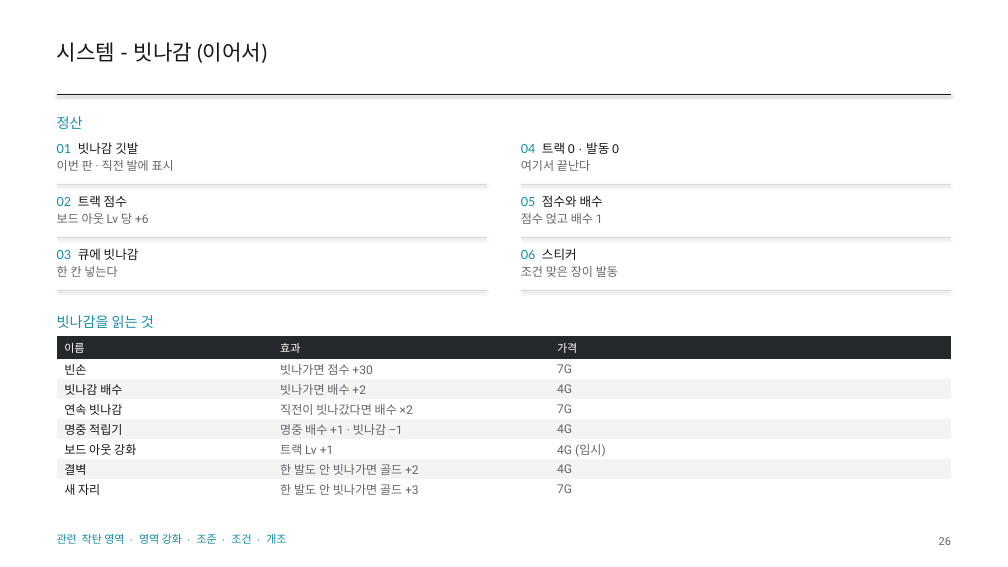
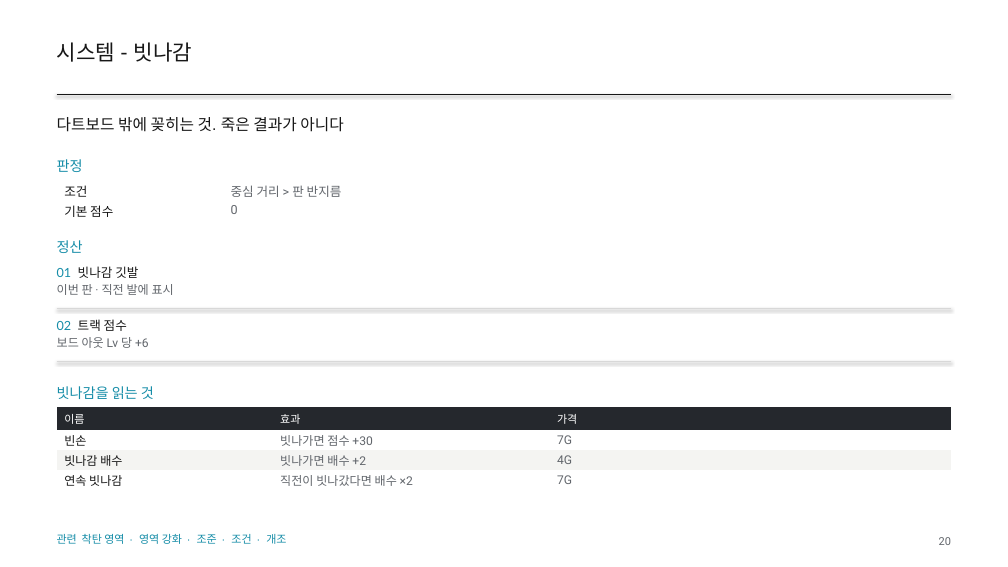
Before and after one commit to GGbong69/test-03, a slide deck: slide 20 of docs/HIGHTONE_기획서.pptx (slide 26 before the commit). Drawn at 1008x567 pixels with LibreOffice and Linux fonts; fonts in the diff are those of the drawing. Boxes give left, top, right and bottom in pixels: in the first picture for what was removed or moved away, otherwise in the second. Text is boxed around its words. In the diff, an @@ line names an element or a change of style, - is before the commit and + after.

```diff
--- a/docs/HIGHTONE_기획서.pptx
+++ b/docs/HIGHTONE_기획서.pptx
@@ text at [57,42,193,62]: text changed @@
-시스템 - 빗나감 (이어서)
+시스템 - 빗나감
@@ text added at [57,117,343,132], 15 pt, text #171717 @@
+다트보드 밖에 꽂히는 것. 죽은 결과가 아니다
@@ text removed at [521,142,619,171] @@
-04 트랙 0 · 발동 0
-여기서 끝난다
@@ text added at [57,159,83,172], 13.5 pt, text #168DA8 @@
+판정
@@ line removed from (57, 185) to (487, 185) @@
@@ table added at [57,180,951,221], 2 rows, 2 columns @@
+조건 | 중심 거리 > 판 반지름
+기본 점수 | 0
@@ line removed from (521, 185) to (951, 185) @@
@@ text removed at [521,195,603,224] @@
-05 점수와 배수
-점수 얹고 배수 1
@@ text "정산": place and size @@
-text "정산" at [57,116,83,129]
+text "정산" at [57,240,83,253]
@@ line removed from (57, 237) to (487, 237) @@
@@ line removed from (521, 237) to (951, 237) @@
@@ text "01 빗나감 깃발": place and size @@
-text "01 빗나감 깃발" at [57,142,174,171]
+text "01 빗나감 깃발" at [57,266,174,295]
@@ text removed at [57,248,139,277] @@
-03 큐에 빗나감
-한 칸 넣는다
@@ text removed at [521,248,618,277] @@
-06 스티커
-조건 맞은 장이 발동
@@ line removed from (57, 290) to (487, 290) @@
@@ line removed from (521, 290) to (951, 290) @@
@@ text "02 트랙 점수": place and size @@
-text "02 트랙 점수" at [57,195,149,224]
+text "02 트랙 점수" at [57,319,149,348]
@@ line added from (57, 309) to (951, 309), #D8D8D8 0.75 pt @@
@@ text "빗나감을 읽는 것": place and size @@
-text "빗나감을 읽는 것" at [57,315,154,328]
+text "빗나감을 읽는 것" at [57,386,154,399]
@@ line added from (57, 361) to (951, 361), #D8D8D8 0.75 pt @@
@@ table at [57,408,951,490] @@
-row 5: 명중 적립기 | 명중 배수 +1 · 빗나감 −1 | 4G
-row 6: 보드 아웃 강화 | 트랙 Lv +1 | 4G (임시)
-row 7: 결벽 | 한 발도 안 빗나가면 골드 +2 | 4G
-row 8: 새 자리 | 한 발도 안 빗나가면 골드 +3 | 7G
@@ table: place and size @@
-table at [57,337,951,499]
+table at [57,408,951,490]
```
Also in this commit, not shown: 44 other slides changed, 4 slides added, 49 slides removed, 3 other files.
